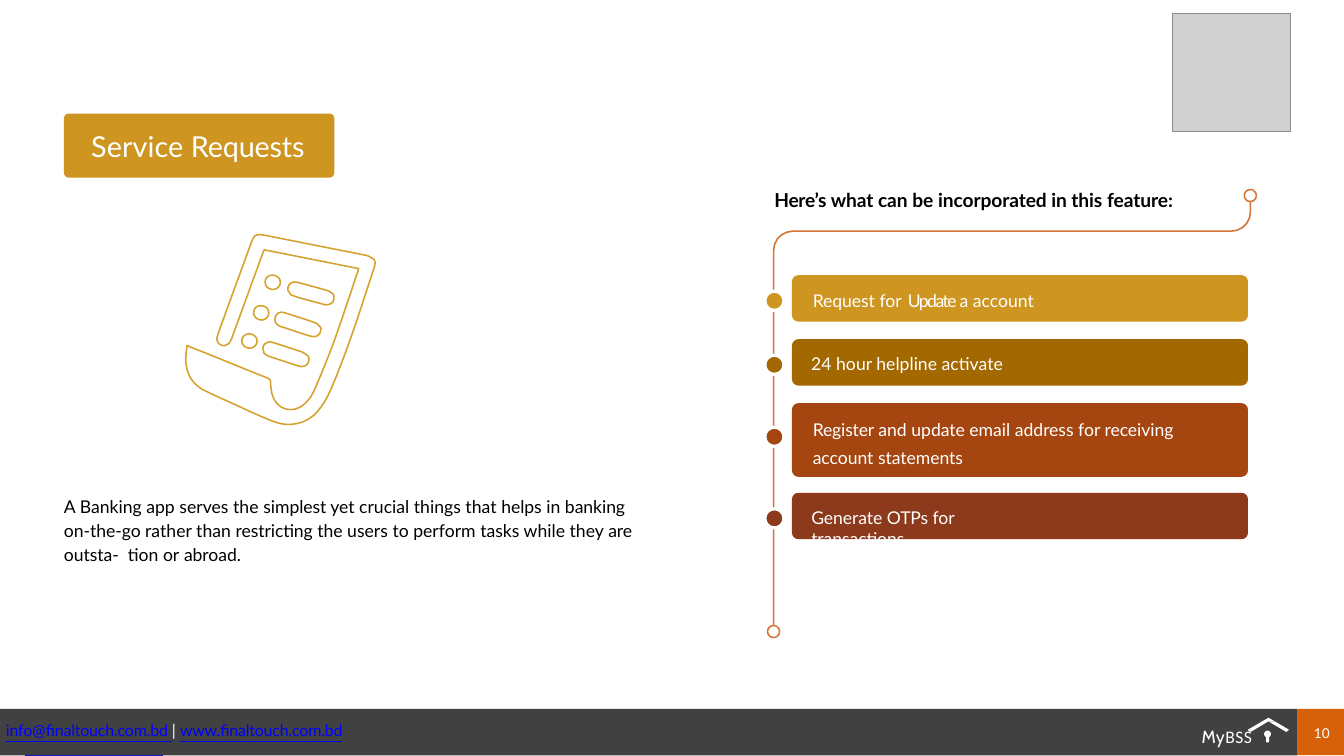
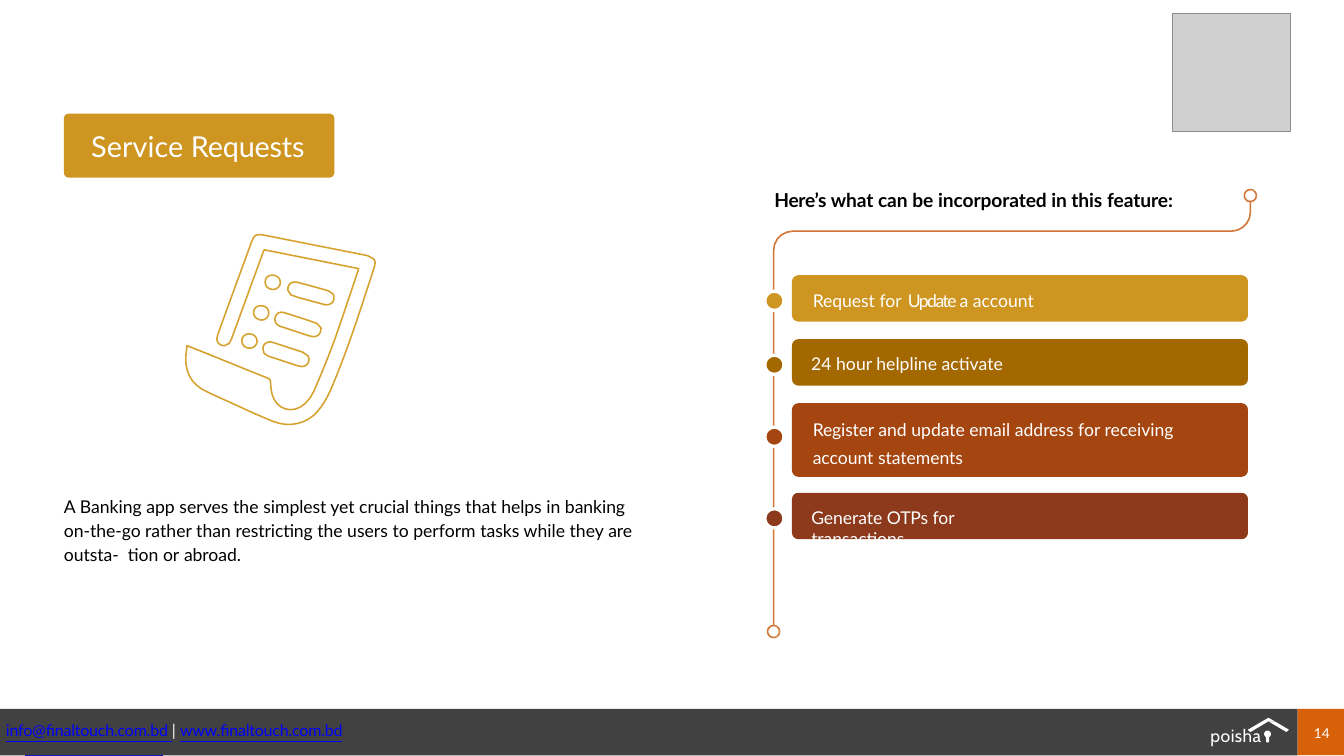
Before and after one commit to F4faysal/Bohumukhi-Somobai-somiti, a slide deck: slide 14 of APP.ppsx (slide 10 before the commit). Drawn at 1344x756 pixels with LibreOffice and Linux fonts; fonts in the diff are those of the drawing; grey boxes stand for pictures. Boxes give left, top, right and bottom in pixels: in the first picture for what was removed or moved away, otherwise in the second. Text is boxed around its words. In the diff, an @@ line names an element or a change of style, - is before the commit and + after.

```diff
--- a/APP.ppsx
+++ b/APP.ppsx
@@ text removed at box(1202, 729, 1252, 748) @@
-MyBSS
@@ text added at box(1210, 728, 1261, 747), 11 pt, text #FFFFFF @@
+poisha
@@ page number at box(1314, 728, 1330, 738): text changed @@
-10
+14
```
Also in this commit, not shown: 12 other slides changed, 5 slides added, 9 other files.
